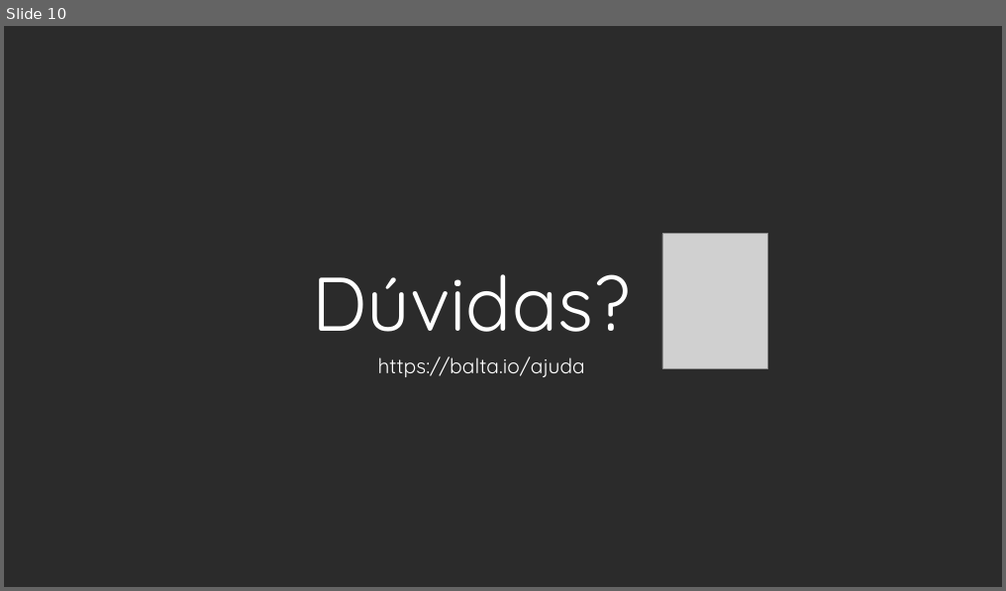
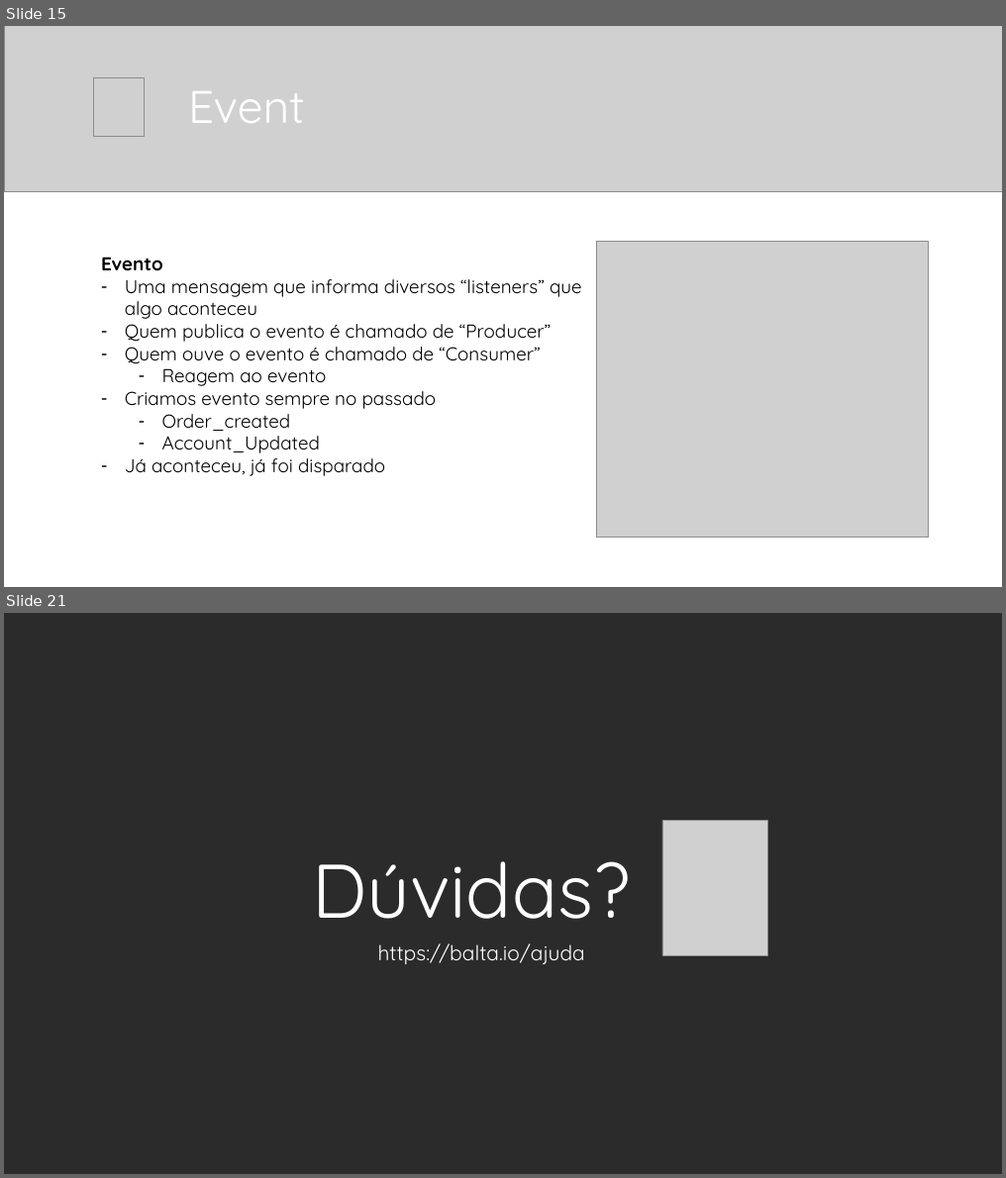
Before and after one commit to balta-io/2810, a slide deck: 2021-08-25_event-driven-architecture.pptx. Shown one above the other, each under a label of ours: slide 10 before the commit, slides 15 and 21 after it; the slides between them are not shown. The pictures are 1006x591 and 1006x1178 pixels, drawn with LibreOffice and Linux fonts; fonts in the diff are those of the drawing; grey boxes stand for pictures; background and template pictures are left out; a plain dark background stands for a picture behind light text. Boxes give left, top, right and bottom in pixels: in the first picture for what was removed or moved away, otherwise in the second. Text is boxed around its words. In the diff, an @@ line names an element or a change of style, - is before the commit and + after.

```diff
--- a/2021-08-25_event-driven-architecture.pptx
+++ b/2021-08-25_event-driven-architecture.pptx
@@ slide 15 added at <box>4,26,1002,587</box>, background #FFFFFF @@
@@ picture added at <box>4,26,1002,191</box> @@
@@ picture added at <box>94,78,144,136</box> @@
@@ title added at <box>188,91,305,123</box>, 44 pt, text #FFFFFF @@
+Event
@@ text added at <box>101,257,582,476</box>, 18 pt, text #000000 @@
+Evento
+– Uma mensagem que informa diversos “listeners” que algo aconteceu
+– Quem publica o evento é chamado de “Producer”
+– Quem ouve o evento é chamado de “Consumer”
+  – Reagem ao evento
+– Criamos evento sempre no passado
+  – Order_created
+  – Account_Updated
+– Já aconteceu, já foi disparado
@@ picture added at <box>596,242,928,537</box> @@
@@ what was slide 10 is now slide 21 @@
```
Also in this commit, not shown: 10 other slides added.
